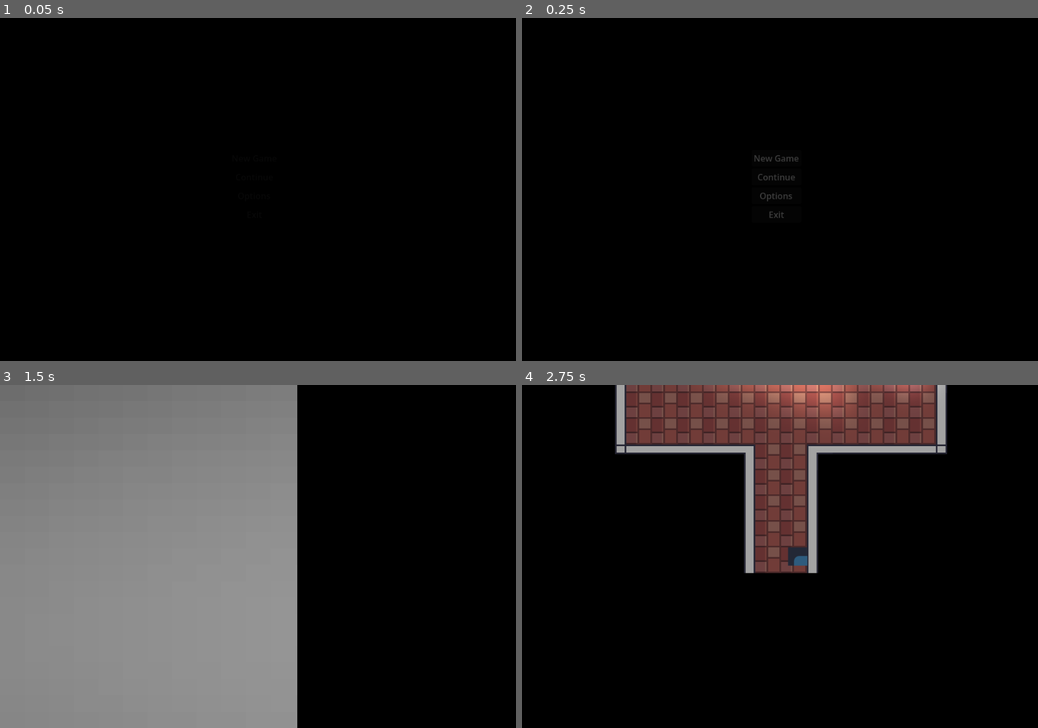
Above: before the commit, frames 1-4 (two rows, left to right).
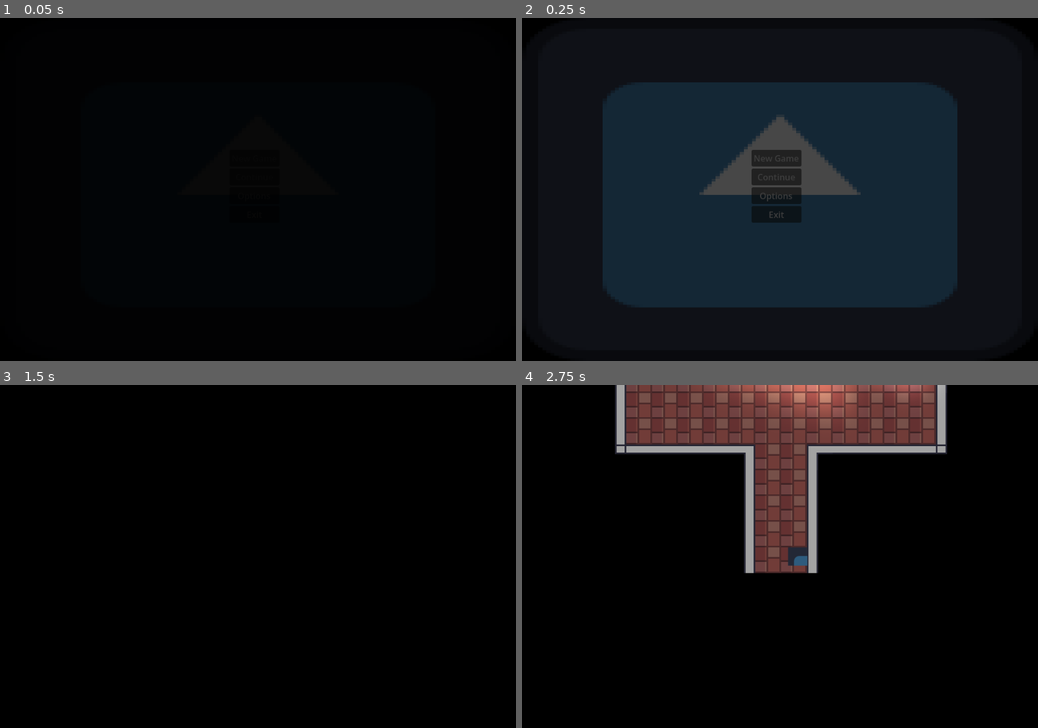
Above: after the commit, the same moments.

Repository: Jakepc007/wildjam-91
Game: Godot game, scene res://menus/scene_manager.tscn
The game is run twice, just before and just after one commit, with the same random seed, the same clock (stepped at 60 frames per second) and the same inputs. The engine's default icon, where the game draws it, is replaced by a stand-in: a white triangle on a blue panel in a dark square.
Inputs (mouse positions are in pixels of both pictures, inside the frame that each line leads up to):
- Up to frame 1 (0.05 s): no input
- Up to frame 2 (0.25 s): no input
- Up to frame 3 (1.5 s): click "New Game" at 0.5 s; click "New Game" at 1.25 s
- Up to frame 4 (2.75 s): move the mouse to (893, 539) at 2.02 s; hold D (right) from 2.03 s (still down); hold E (interact) from 2.03 s (still down); click (893, 539) at 2.17 s

The runs differ from the first frame. In frame 2, 44% of the frame differs, in the area x 15-85%, y 18-85%; in frame 3, 58%, in the area x 0-58%, y 0-100%; in frame 4, nothing differs.

Commit message:
Made some changes to main menu and wipe effect

Diff:
--- a/menus/main_menu.gd
+++ b/menus/main_menu.gd
@@ -4,6 +4,7 @@
 var _options_menu_path : String = "res://menus/options_menu.tscn"
 
 func _on_new_game_pressed() -> void:
+	mouse_filter = Control.MOUSE_FILTER_STOP
 	Global.scene_manager.switch_scene_with_fade(_level_1_path, SceneManager.InTransitionEffects.WIPE_IN,\
 	 SceneManager.OutTransitionEffects.WIPE_OUT)
 
--- a/menus/main_menu.tscn
+++ b/menus/main_menu.tscn
@@ -1,6 +1,7 @@
 [gd_scene format=3 uid="uid://e7kan634h3mn"]
 
 [ext_resource type="Script" uid="uid://ck6wbxa1e6bya" path="res://menus/main_menu.gd" id="1_8gy84"]
+[ext_resource type="Texture2D" uid="uid://m0n6fbd2d6ry" path="res://icon.svg" id="2_ij7vn"]
 
 [node name="Control" type="Control" unique_id=977942290]
 z_index = 1
@@ -19,6 +20,7 @@
 anchor_bottom = 1.0
 grow_horizontal = 2
 grow_vertical = 2
+texture = ExtResource("2_ij7vn")
 
 [node name="MenuContainer" type="MarginContainer" parent="." unique_id=134028411]
 layout_mode = 1
--- a/menus/scene_manager.tscn
+++ b/menus/scene_manager.tscn
@@ -327,7 +327,7 @@
 
 [sub_resource type="AtlasTexture" id="AtlasTexture_6y8vg"]
 atlas = ExtResource("3_y7ays")
-region = Rect2(86, 112, 21, 21)
+region = Rect2(0, 204, 48, 48)
 
 [sub_resource type="GDScript" id="GDScript_6y8vg"]
 script/source = "extends TextureRect
